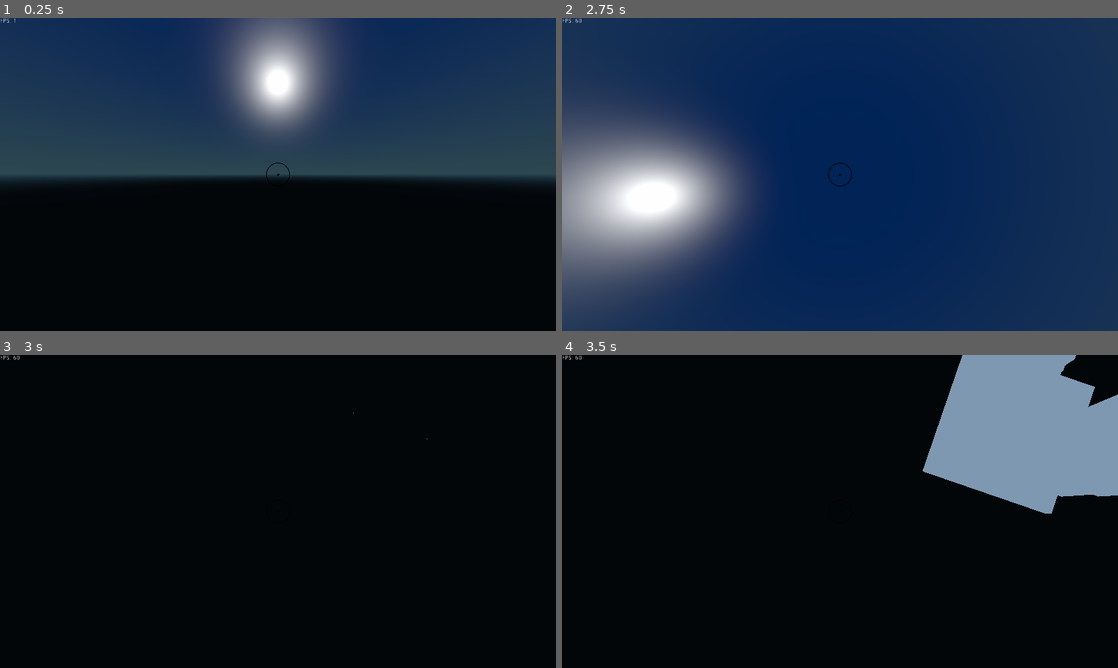
Above: before the commit, frames 1-4 (two rows, left to right).
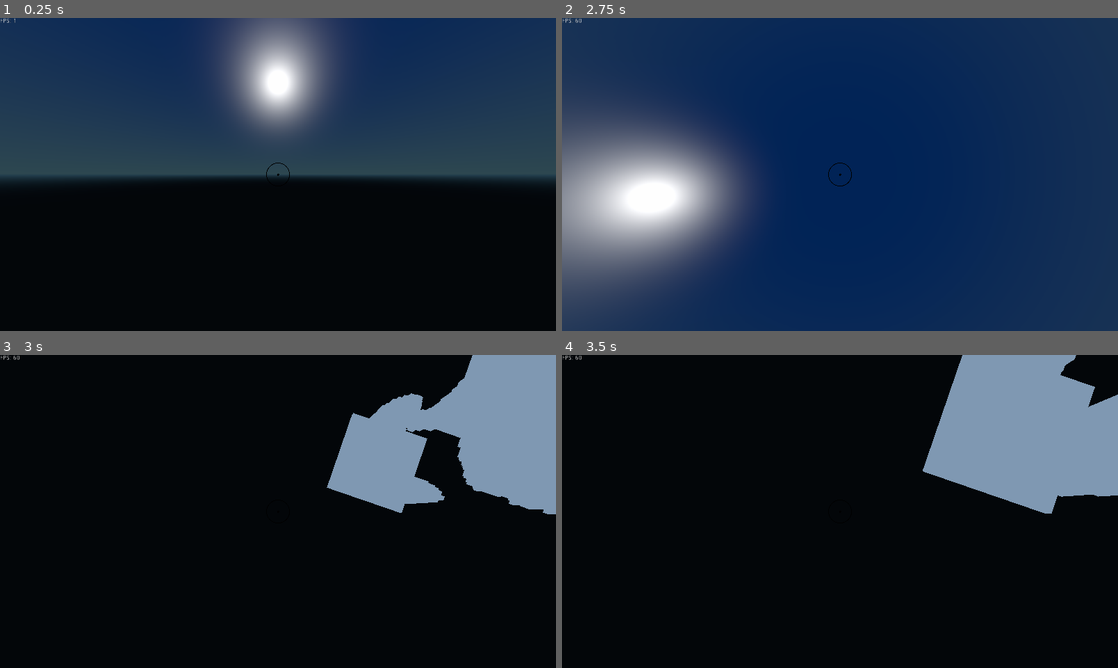
Above: after the commit, the same moments.

Repository: ThomBogers/blocks
Game: Godot game, scene res://scenes/Main.tscn
Same seed, same stepped clock (60 frames per second), same inputs: the game is played once before the commit and once after it.
Inputs (mouse positions are in pixels of both pictures, inside the frame that each line leads up to):
- Up to frame 1 (0.25 s): no input
- Up to frame 2 (2.75 s): tap Enter at 0.5, 2 s; move the mouse to (962, 158) at 0.52 s; press the mouse at (962, 158) at 0.53 s; hold D (game_right) 0.53-1.28 s; tap Space (game_up) at 1.25 s; move the mouse to (728, 190) at 1.27 s; release the mouse at (728, 190) at 1.28 s; hold S (game_back) 1.28-2.03 s; right-click (728, 190) at 1.35 s; move the mouse to (895, 105) at 2.02 s; hold D (game_right) from 2.03 s (still down); hold E (game_godmode) from 2.03 s (still down)
- Up to frame 3 (3 s): tap Space (game_up) at 2.75 s; move the mouse to (250, 574) at 2.77 s; release D (game_right) at 2.78 s; release E (game_godmode) at 2.78 s; hold W (game_forward) from 2.78 s (still down); tap F (toggle_light) at 2.85 s
- Up to frame 4 (3.5 s): keep holding W (game_forward)

Frames 1-2 are identical in both runs. In frame 3, 13% of the frame differs, in the area x 58-100%, y 0-51%; in frame 4, nothing differs.

Commit message:
Improve logs

Diff:
--- a/src/player/Player.gd
+++ b/src/player/Player.gd
@@ -30,19 +30,26 @@
 
 var started = false
 
+
+func logMessage(message: String):
+	print( "Player: ", message)
+
 func start():
 	if started:
 		return
 
+	logMessage("started")
 	started = true
 	_setWalkMode()
 
 func _setWalkMode():
+	logMessage("switching to walk mode")
 	MODE = WALKING
 	player.set_collision_layer_bit(0,1)
 	player.set_collision_mask_bit(0,1)
 
 func _setFlyMode():
+	logMessage("switching to fly mode")
 	movement_vector.y = 0
 	MODE = FLYING
 	player.set_collision_layer_bit(0,0)
--- a/src/util/threadpool.gd
+++ b/src/util/threadpool.gd
@@ -1,6 +1,10 @@
 extends Node
 
 var threads = Dictionary()
+
+
+func logMessage(message: String):
+	print( "Threadpool: ", message)
 
 # Called when the node enters the scene tree for the first time.
 func _ready():
@@ -8,19 +12,13 @@
 		threads[i] = Thread.new()
 
 func get_thread():
-	print("thread request")
+	logMessage("got request")
 
 	for key in threads.keys():
 		var thread = threads.get(key)
 		if not thread.is_active():
-			print("Giving thread: " + str(key))
+			logMessage("giving thread: " + str(key))
 			return thread;
 
-	print("No thread available")
+	logMessage("no thread available")
 	return null;
-
-
-
-# Called every frame. 'delta' is the elapsed time since the previous frame.
-#func _process(delta):
-#	pass
--- a/src/world/Chunk.gd
+++ b/src/world/Chunk.gd
@@ -55,7 +55,7 @@
 }
 
 func logMessage(message: String):
-	print( "ID: ", chunkId, " ", message)
+	print( "Chunk: id ", chunkId, " ", message)
 
 func init(id: int, offset: Vector3, _worldseed: int):
 	cubesize = CONSTANTS.CUBESIZE
@@ -72,11 +72,11 @@
 
 func hit(collision, type, origin):
 
-	logMessage("Collistion: " + str(collision))
+	logMessage("collision, info " + str(collision))
 
 	# Create position relative to chunk position
 	var relPosition = Vector3(collision.position.x-chunkoffset.x, collision.position.y-chunkoffset.y, collision.position.z-chunkoffset.z)
-	logMessage("Relative Position: " + str(relPosition))
+	logMessage("collision, relative position " + str(relPosition))
 
 	var hitDirection
 	if type != EQUIPMENT.TYPES.ARM:
@@ -88,16 +88,16 @@
 	var z_pos = floor((relPosition.z+hitDirection.z)/cubesize)
 	var y_pos = floor((relPosition.y+hitDirection.y)/cubesize) + 1
 
-	logMessage("X: " + str(x_pos) + " Z: " + str(z_pos) + " Y: " + str(y_pos)  + "\n" )
+	logMessage("collision, X: " + str(x_pos) + " Z: " + str(z_pos) + " Y: " + str(y_pos) )
 
 	if x_pos > chunk.size()-1:
-		print("Out of x_pos range")
+		logMessage("collision, out of x_pos range")
 		return
 	if z_pos > chunk[x_pos].size()-1:
-		print("Out of z_pos range")
+		logMessage("collision, out of z_pos range")
 		return
 	if y_pos > chunk[x_pos][z_pos].size()-1:
-		print("Out of y_pos range")
+		logMessage("collision, out of y_pos range")
 		return
 
 	# TODO: Check distance from origin to center position of chunk[x_pos][z_pos][y_pos]
@@ -111,7 +111,7 @@
 	elif type == EQUIPMENT.TYPES.DIRT:
 		chunk[x_pos][z_pos][y_pos] = BLOCK_TYPE.DIRT
 	else:
-		logMessage("UNKOWN HIT TYPE: "+ str(type))
+		logMessage("collision, UNKOWN HIT TYPE: "+ str(type))
 
 	clean = false
 
@@ -171,7 +171,6 @@
 func _print_type_dict():
 	var opts = [-1, -0.9, -0.8, -0.7, -0.6, -0.5, -0.4, -0.3, -0.2, -0.1, 0.0, 0.1, 0.2, 0.3, 0.4, 0.5, 0.6, 0.7, 0.8, 0.9, 1]
 	for key in opts:
-		print()
 		if type_dict.has(key):
 			print("ID: ", chunkId, ' KEY: ', key, " VAL: ", type_dict[key])
 		else:
@@ -266,8 +265,6 @@
 		type = current_type
 	elif !_block_type_is_transparent(next_type):
 		type = next_type
-	else:
-		print("This should not happen right?")
 
 	if type == BLOCK_TYPE.BEDROCK:
 		column = 0
--- a/src/world/World.gd
+++ b/src/world/World.gd
@@ -15,9 +15,13 @@
 var chunk_dict = Dictionary()
 
 
+func logMessage(message: String):
+	print( "World: ", message)
+
 func _ready():
 	# Called every time the node is added to the scene.
 	# Initialization here
+	logMessage("start")
 	_timer = Timer.new()
 	add_child(_timer)
 
@@ -83,6 +87,6 @@
 
 	if clean_run:
 		if !world_ready:
-			print("World ready")
+			logMessage("world ready")
 			world_ready = true
 			player.start()
